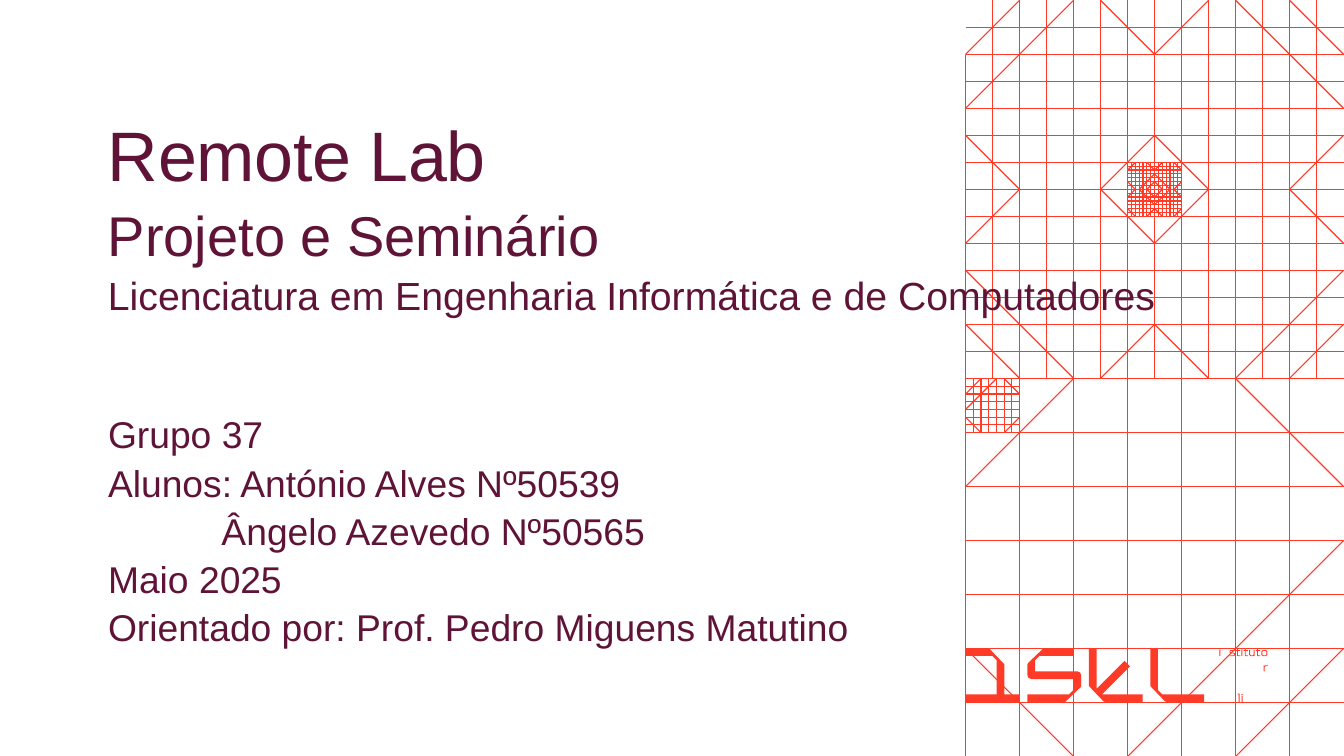
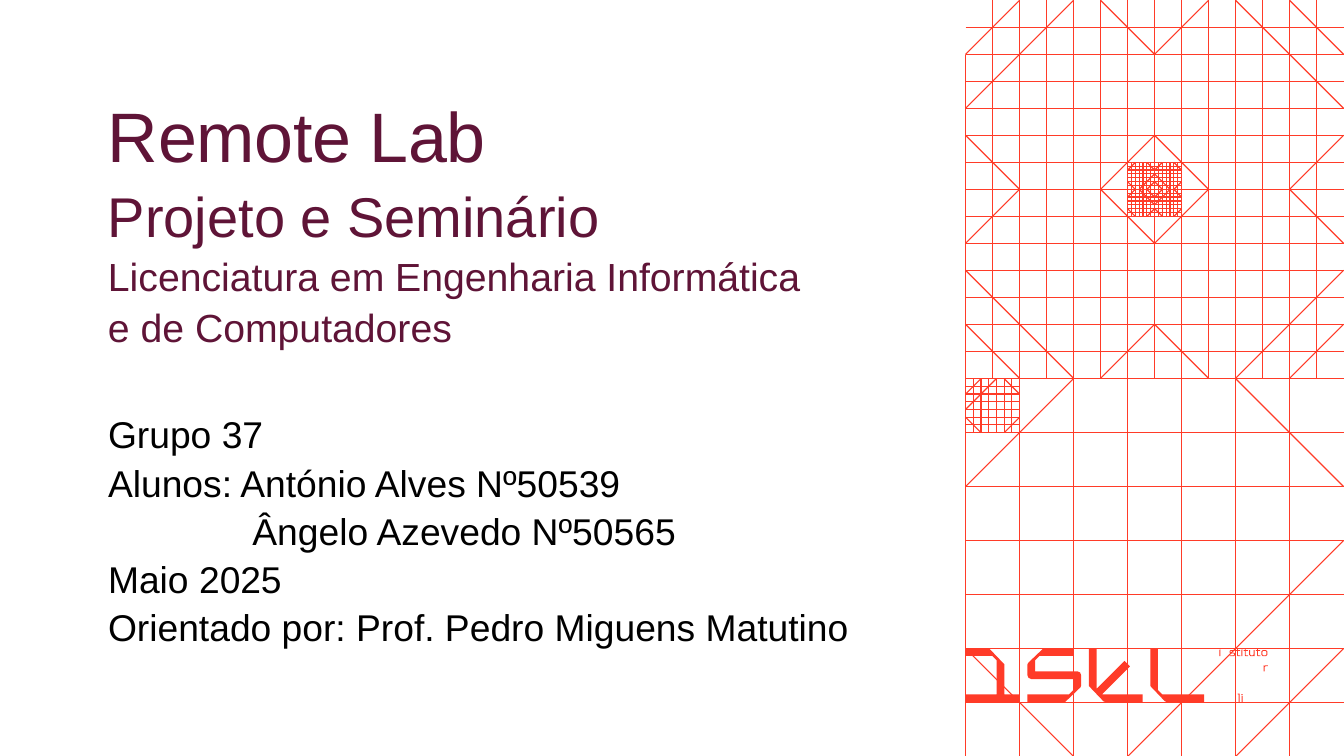
Before and after one commit to isel-remote-lab/documentation, a slide deck: slide 15 of img/ApresentacaoProgressoRL.pptx (slide 9 before the commit). Drawn at 1344x756 pixels with LibreOffice and Linux fonts; fonts in the diff are those of the drawing; background and template pictures are left out. Boxes give left, top, right and bottom in pixels: in the first picture for what was removed or moved away, otherwise in the second. Text is boxed around its words. In the diff, an @@ line names an element or a change of style, - is before the commit and + after.

```diff
--- a/img/ApresentacaoProgressoRL.pptx
+++ b/img/ApresentacaoProgressoRL.pptx
@@ text "Remote Lab": place and size @@
-text "Remote Lab" at (108, 130, 1155, 318)
+text "Remote Lab" at (108, 111, 800, 350)
@@ text at (108, 262, 800, 350): text changed @@
-Licenciatura em Engenharia Informática e de Computadores
+Licenciatura em Engenharia Informática
+e de Computadores
@@ text "Grupo 37" at (108, 422, 849, 649): text colour #5F1437 to #000000 @@
```
Also in this commit, not shown: 8 other slides changed, 6 slides added, 10 other files.
